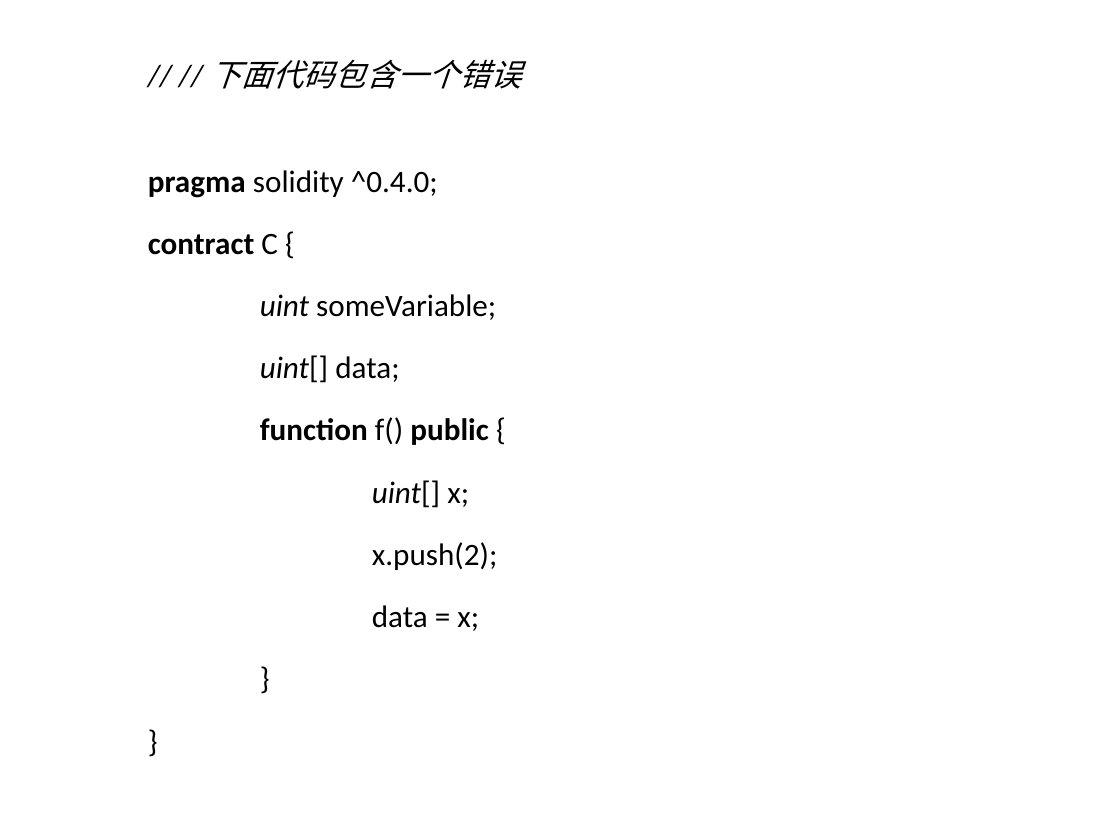
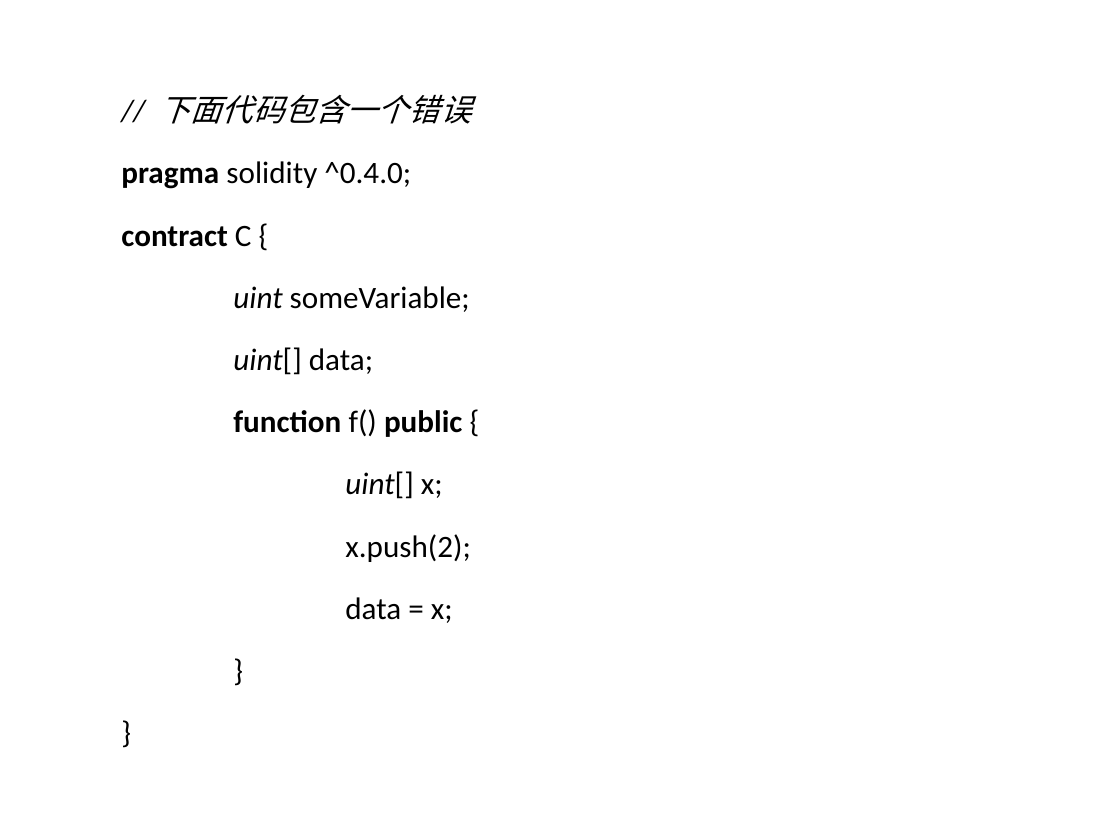
Before and after one commit to confucianzuoyuan/blockchain-tutorial, a slide deck: slide 18 of 以太坊教程/课件/5_2_solidity深入讲解.pptx. Drawn at 1120x840 pixels with LibreOffice and Linux fonts; fonts in the diff are those of the drawing; background and template pictures are left out. Boxes give left, top, right and bottom in pixels: in the first picture for what was removed or moved away, otherwise in the second. Text is boxed around its words. In the diff, an @@ line names an element or a change of style, - is before the commit and + after.

```diff
--- a/以太坊教程/课件/5_2_solidity深入讲解.pptx
+++ b/以太坊教程/课件/5_2_solidity深入讲解.pptx
@@ text "// 下面代码包含一个错误": place and size @@
-text "// 下面代码包含一个错误" at (148,60,522,631)
+text "// 下面代码包含一个错误" at (121,95,472,623)
@@ text at (160,95,472,124): text changed @@
-// // 下面代码包含一个错误
+// 下面代码包含一个错误
```
Also in this commit, not shown: 33 other slides changed, 34 other files.
